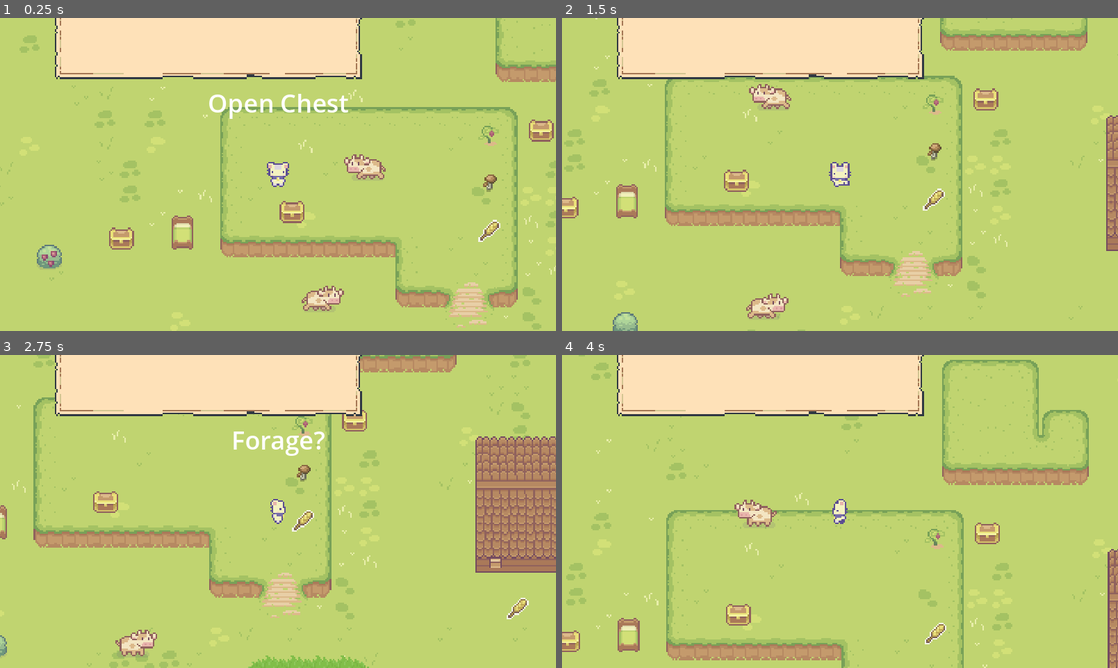
Above: before the commit, frames 1-4 (two rows, left to right).
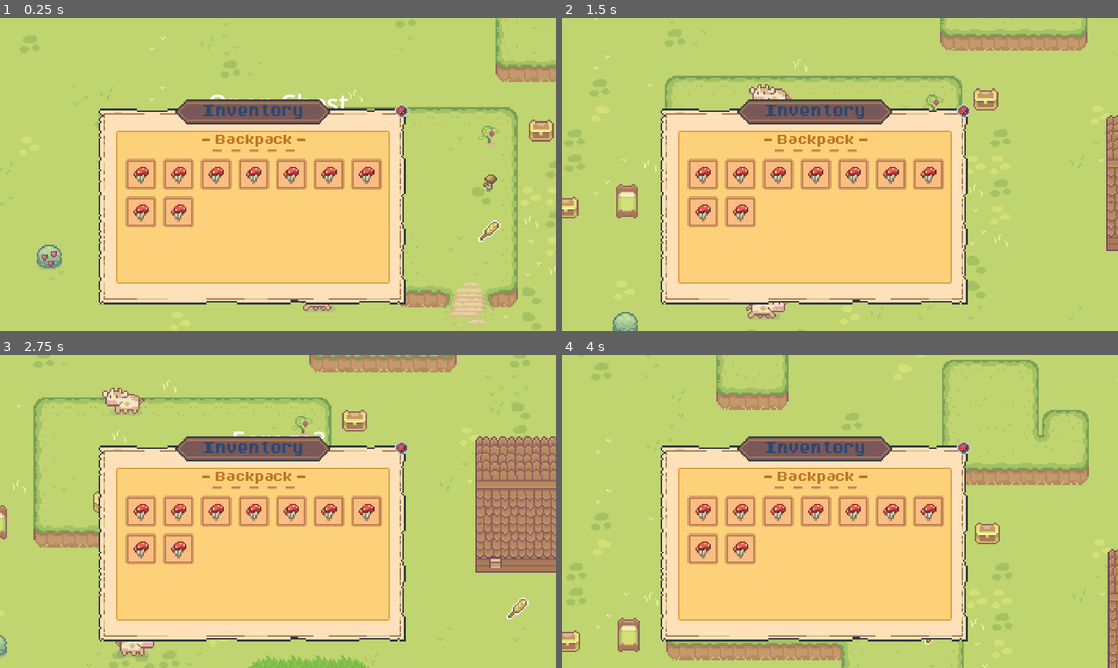
Above: after the commit, the same moments.

Repository: kawaiibats/tacobat
Game: Godot game, scene res://master.tscn
The game is run twice, just before and just after one commit, with the same random seed, the same clock (stepped at 60 frames per second) and the same inputs. Sound files missing from this copy of the repository are replaced by a short silence.
Inputs (mouse positions are in pixels of both pictures, inside the frame that each line leads up to):
- Up to frame 1 (0.25 s): no input
- Up to frame 2 (1.5 s): move the mouse to (962, 158) at 0.52 s; hold D (right) 0.53-1.28 s; right-click (962, 158) at 0.6 s; click (962, 158) at 0.67 s; move the mouse to (728, 190) at 1.27 s; hold S (down) from 1.28 s (still down); tap F (interact) at 1.35 s
- Up to frame 3 (2.75 s): move the mouse to (333, 442) at 2.02 s; release S (down) at 2.03 s; hold D (right) from 2.03 s (still down); right-click (333, 442) at 2.1 s
- Up to frame 4 (4 s): tap Enter at 2.75 s; move the mouse to (812, 574) at 2.77 s; release D (right) at 2.78 s; hold W (up) 2.78-3.53 s; tap F (interact) at 2.85 s; click (812, 574) at 2.92 s; move the mouse to (1006, 558) at 3.52 s; hold A (left) from 3.53 s (still down); right-click (1006, 558) at 3.6 s

The runs differ from the first frame. In frame 1, 46% of the frame differs, in the area x 9-74%, y 0-92%; in frame 2, 46%; in frame 3, 45%; in frame 4, 46%.

Commit message:
update master scene

Diff:
--- a/master.tscn
+++ b/master.tscn
@@ -33,10 +33,10 @@
 [node name="ui" type="CanvasLayer" parent="."]
 
 [node name="inventory_container" type="NinePatchRect" parent="ui"]
-offset_left = 35.0
-offset_top = -86.0
-offset_right = 231.0
-offset_bottom = 39.0
+offset_left = 63.0
+offset_top = 58.0
+offset_right = 259.0
+offset_bottom = 183.0
 size_flags_vertical = 4
 texture = ExtResource("2_qu06x")
 region_rect = Rect2(768, 64, 48, 48)
@@ -100,14 +100,17 @@
 
 [node name="inventory" type="NinePatchRect" parent="ui/inventory_container/inventory_container"]
 layout_mode = 1
-anchors_preset = 5
-anchor_left = 0.5
-anchor_right = 0.5
-offset_left = -88.0
-offset_top = 14.0
-offset_right = 88.0
-offset_bottom = 72.0
-grow_horizontal = 2
+anchors_preset = 8
+anchor_left = 0.5
+anchor_top = 0.5
+anchor_right = 0.5
+anchor_bottom = 0.5
+offset_left = -87.5
+offset_top = -49.0
+offset_right = 87.5
+offset_bottom = 49.0
+grow_horizontal = 2
+grow_vertical = 2
 texture = ExtResource("2_qu06x")
 region_rect = Rect2(354, 274, 28, 12)
 patch_margin_left = 27
@@ -143,21 +146,133 @@
 text = "- Backpack -"
 label_settings = SubResource("LabelSettings_33m2r")
 
-[node name="slot_container" type="Control" parent="ui/inventory_container/inventory_container/inventory"]
-anchors_preset = 0
-offset_right = 40.0
-offset_bottom = 40.0
+[node name="slot_container" type="GridContainer" parent="ui/inventory_container/inventory_container/inventory"]
+layout_mode = 1
+anchors_preset = 5
+anchor_left = 0.5
+anchor_right = 0.5
+offset_left = -81.5
+offset_top = 18.0
+offset_right = 82.5
+offset_bottom = 63.0
+grow_horizontal = 2
+theme_override_constants/h_separation = 4
+theme_override_constants/v_separation = 4
+columns = 7
 
 [node name="inventory_slot" type="TextureRect" parent="ui/inventory_container/inventory_container/inventory/slot_container"]
-layout_mode = 0
-offset_left = 5.0
-offset_top = 17.0
-offset_right = 25.0
-offset_bottom = 37.0
-texture = ExtResource("9_k33j7")
-
-[node name="TextureRect" type="TextureRect" parent="ui/inventory_container/inventory_container/inventory/slot_container/inventory_slot"]
-layout_mode = 0
-offset_right = 20.0
-offset_bottom = 20.0
-texture = ExtResource("10_dor8g")
+layout_mode = 2
+texture = ExtResource("9_k33j7")
+
+[node name="CenterContainer" type="CenterContainer" parent="ui/inventory_container/inventory_container/inventory/slot_container/inventory_slot"]
+layout_mode = 0
+offset_right = 20.0
+offset_bottom = 20.0
+
+[node name="TextureRect" type="TextureRect" parent="ui/inventory_container/inventory_container/inventory/slot_container/inventory_slot/CenterContainer"]
+layout_mode = 2
+texture = ExtResource("10_dor8g")
+
+[node name="inventory_slot2" type="TextureRect" parent="ui/inventory_container/inventory_container/inventory/slot_container"]
+layout_mode = 2
+texture = ExtResource("9_k33j7")
+
+[node name="CenterContainer" type="CenterContainer" parent="ui/inventory_container/inventory_container/inventory/slot_container/inventory_slot2"]
+layout_mode = 0
+offset_right = 20.0
+offset_bottom = 20.0
+
+[node name="TextureRect" type="TextureRect" parent="ui/inventory_container/inventory_container/inventory/slot_container/inventory_slot2/CenterContainer"]
+layout_mode = 2
+texture = ExtResource("10_dor8g")
+
+[node name="inventory_slot3" type="TextureRect" parent="ui/inventory_container/inventory_container/inventory/slot_container"]
+layout_mode = 2
+texture = ExtResource("9_k33j7")
+
+[node name="CenterContainer" type="CenterContainer" parent="ui/inventory_container/inventory_container/inventory/slot_container/inventory_slot3"]
+layout_mode = 0
+offset_right = 20.0
+offset_bottom = 20.0
+
+[node name="TextureRect" type="TextureRect" parent="ui/inventory_container/inventory_container/inventory/slot_container/inventory_slot3/CenterContainer"]
+layout_mode = 2
+texture = ExtResource("10_dor8g")
+
+[node name="inventory_slot4" type="TextureRect" parent="ui/inventory_container/inventory_container/inventory/slot_container"]
+layout_mode = 2
+texture = ExtResource("9_k33j7")
+
+[node name="CenterContainer" type="CenterContainer" parent="ui/inventory_container/inventory_container/inventory/slot_container/inventory_slot4"]
+layout_mode = 0
+offset_right = 20.0
+offset_bottom = 20.0
+
+[node name="TextureRect" type="TextureRect" parent="ui/inventory_container/inventory_container/inventory/slot_container/inventory_slot4/CenterContainer"]
+layout_mode = 2
+texture = ExtResource("10_dor8g")
+
+[node name="inventory_slot5" type="TextureRect" parent="ui/inventory_container/inventory_container/inventory/slot_container"]
+layout_mode = 2
+texture = ExtResource("9_k33j7")
+
+[node name="CenterContainer" type="CenterContainer" parent="ui/inventory_container/inventory_container/inventory/slot_container/inventory_slot5"]
+layout_mode = 0
+offset_right = 20.0
+offset_bottom = 20.0
+
+[node name="TextureRect" type="TextureRect" parent="ui/inventory_container/inventory_container/inventory/slot_container/inventory_slot5/CenterContainer"]
+layout_mode = 2
+texture = ExtResource("10_dor8g")
+
+[node name="inventory_slot6" type="TextureRect" parent="ui/inventory_container/inventory_container/inventory/slot_container"]
+layout_mode = 2
+texture = ExtResource("9_k33j7")
+
+[node name="CenterContainer" type="CenterContainer" parent="ui/inventory_container/inventory_container/inventory/slot_container/inventory_slot6"]
+layout_mode = 0
+offset_right = 20.0
+offset_bottom = 20.0
+
+[node name="TextureRect" type="TextureRect" parent="ui/inventory_container/inventory_container/inventory/slot_container/inventory_slot6/CenterContainer"]
+layout_mode = 2
+texture = ExtResource("10_dor8g")
+
+[node name="inventory_slot7" type="TextureRect" parent="ui/inventory_container/inventory_container/inventory/slot_container"]
+layout_mode = 2
+texture = ExtResource("9_k33j7")
+
+[node name="CenterContainer" type="CenterContainer" parent="ui/inventory_container/inventory_container/inventory/slot_container/inventory_slot7"]
+layout_mode = 0
+offset_right = 20.0
+offset_bottom = 20.0
+
+[node name="TextureRect" type="TextureRect" parent="ui/inventory_container/inventory_container/inventory/slot_container/inventory_slot7/CenterContainer"]
+layout_mode = 2
+texture = ExtResource("10_dor8g")
+
+[node name="inventory_slot8" type="TextureRect" parent="ui/inventory_container/inventory_container/inventory/slot_container"]
+layout_mode = 2
+texture = ExtResource("9_k33j7")
+
+[node name="CenterContainer" type="CenterContainer" parent="ui/inventory_container/inventory_container/inventory/slot_container/inventory_slot8"]
+layout_mode = 0
+offset_right = 20.0
+offset_bottom = 20.0
+
+[node name="TextureRect" type="TextureRect" parent="ui/inventory_container/inventory_container/inventory/slot_container/inventory_slot8/CenterContainer"]
+layout_mode = 2
+texture = ExtResource("10_dor8g")
+
+[node name="inventory_slot9" type="TextureRect" parent="ui/inventory_container/inventory_container/inventory/slot_container"]
+layout_mode = 2
+texture = ExtResource("9_k33j7")
+
+[node name="CenterContainer" type="CenterContainer" parent="ui/inventory_container/inventory_container/inventory/slot_container/inventory_slot9"]
+layout_mode = 0
+offset_right = 20.0
+offset_bottom = 20.0
+
+[node name="TextureRect" type="TextureRect" parent="ui/inventory_container/inventory_container/inventory/slot_container/inventory_slot9/CenterContainer"]
+layout_mode = 2
+texture = ExtResource("10_dor8g")
